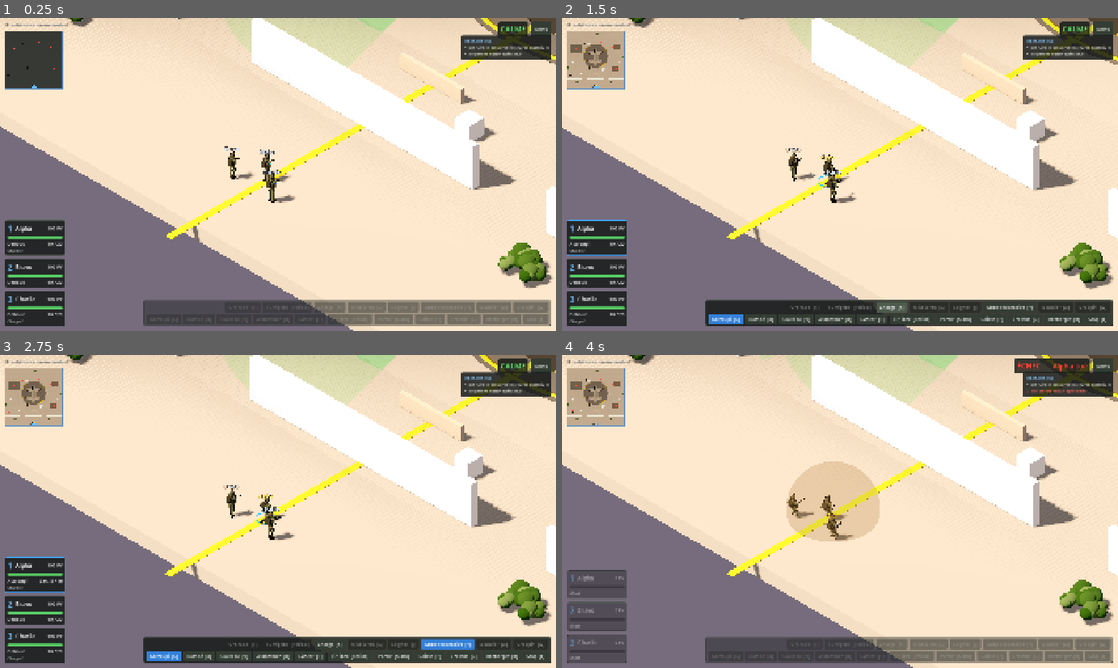
Above: before the commit, frames 1-4 (two rows, left to right).
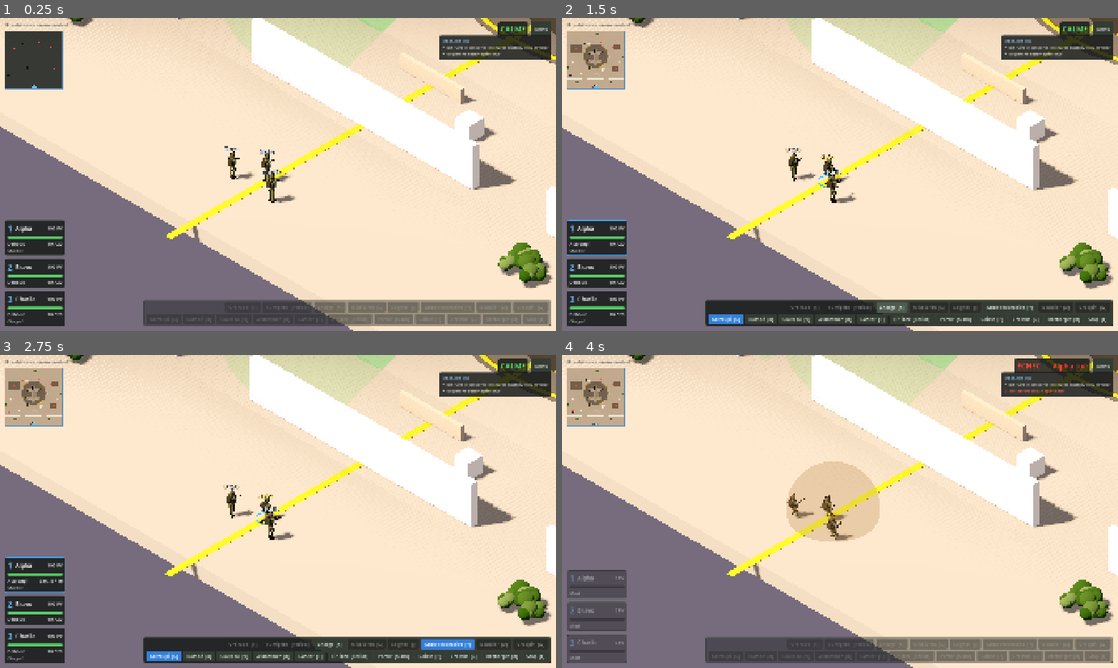
Above: after the commit, the same moments.

Repository: HackTechDev/Commando
Game: Godot game, scene res://scenes/levels/airbase/airbase.tscn
The game is run twice, just before and just after one commit, with the same random seed, the same clock (stepped at 60 frames per second) and the same inputs. This scene is started directly instead of the project's main scene.
Inputs (mouse positions are in pixels of both pictures, inside the frame that each line leads up to):
- Up to frame 1 (0.25 s): no input
- Up to frame 2 (1.5 s): tap Enter (execute_orders) at 0.5 s; drag from (595, 237) to (895, 105) at 0.52 s; click "Charge [K]" at 1.25 s
- Up to frame 3 (2.75 s): click "Arme secondaire [Y]" at 2 s
- Up to frame 4 (4 s): click "Accroupi [C]" at 2.75 s; click "Mise à feu [L]" at 3.5 s

The runs differ from the first frame. In frame 1, 0.5% of the frame differs, in the area x 79-100%, y 0-14%; in frame 2, 0.5%; in frame 3, 0.5%; in frame 4, 0.5%.

Commit message:
Convertible : rampe et pilotage
Clic milieu sur un opérateur dans la soute : menu de bord « Fermer » /
« Ouvrir » (la rampe se relève ; elle arrête alors la marche, la vue et
les balles, la navigation est recalculée) et « Piloter » (toute l'équipe
à bord : rotors lancés, décollage, mission réussie). Objectif de la base
aérienne : détruire ou voler l'appareil.

Suite de tests non lancée (session sans tests).

Co-Authored-By: Claude Opus 5.5 <noreply@anthropic.com>

Diff:
--- a/scripts/levels/level_catalog.gd
+++ b/scripts/levels/level_catalog.gd
@@ -63,10 +63,10 @@
 	{
 		"title": "Base aérienne",
 		"scene": "res://scenes/levels/airbase/airbase.tscn",
-		"description": "Un convertible quadrirotor est posé au cen …(277 unchanged characters)… ute à son tour), puis la faire sauter. On peut aussi monter dans la soute par la rampe arrière.",
+		"description": "Un convertible quadrirotor est posé au cen …(277 unchanged characters)… ute à son tour), puis la faire sauter. Ou bien voler l'appareil : toute l'équipe monte dans la soute par la rampe arrière, puis un opérateur prend les commandes (clic milieu sur lui).",
 		"camo": "desert",
 		"objectives": [
-			{"id": "aircraft_destroyed", "text": "Détruire le convertible (charge explosive)"},
+			{"id": "aircraft_destroyed", "text": "Détruire le convertible (charge explosive) ou le voler"},
 			{"id": "no_operator_lost", "text": "Ne perdre aucun opérateur"},
 		],
 	},
--- a/scripts/props/tiltrotor.gd
+++ b/scripts/props/tiltrotor.gd
@@ -10,6 +10,12 @@
 ## toit, plancher), la navigation monte la rampe. Un opérateur à bord rend
 ## la coque translucide ; les clics la traversent alors (`is_revealed_body`)
 ## pour atteindre le plancher. Un corps déposé dans la soute est caché.
+##
+## À bord, un opérateur peut relever la rampe (`set_ramp_closed` : elle arrête
+## alors la marche, la vue et les balles ; la navigation est recalculée) ou
+## prendre les commandes (`take_off`) quand tous les opérateurs vivants sont
+## dans la soute : rampe relevée, rotors lancés (bruit qui alerte), l'appareil
+## décolle avec eux, l'objectif est rempli et la mission réussie.
 ##
 ## Repère : celui du modèle (avant vers -Z, posé au sol), agrandi de `SCALE`.
 
@@ -27,6 +33,16 @@
 const FUEL_NOISE := 45.0
 ## Délai (s) entre la destruction et la fin de mission.
 const END_DELAY := 3.0
+## Durée (s) du mouvement de la rampe.
+const RAMP_TIME := 1.2
+## Décollage : mise en route des rotors (s), vitesse finale (tours/s),
+## bruit des rotors (rayon), montée (s, m) et fin de mission après.
+const SPIN_UP := 3.0
+const FLIGHT_ROTOR_SPEED := 5.0
+const ROTOR_NOISE := 40.0
+const CLIMB_TIME := 6.0
+const CLIMB_HEIGHT := 45.0
+const CLIMB_DISTANCE := 60.0
 
 @export var livery: TiltrotorModel.Livery = TiltrotorModel.Livery.OLIVE
 @export var tail_number: String = "07"
@@ -45,6 +61,11 @@
 var floor_body: StaticBody3D
 var _fire: Node3D
 var _check_left: float = 0.0
+var is_ramp_closed: bool = false
+var is_flying: bool = false
+var _ramp_shape: CollisionShape3D
+## Passagers pendant le vol : unité -> position dans le repère de l'appareil.
+var _passengers: Dictionary = {}
 
 
 func _enter_tree() -> void:
@@ -87,15 +108,22 @@
 	floor_body.collision_mask = 0
 	add_child(floor_body)
 	_add_box(floor_body, AABB(Vector3(-2.1, 0.0, TiltrotorModel.CABIN_FRONT), Vector3(4.2, TiltrotorModel.FLOOR, TiltrotorModel.CABIN_BACK - TiltrotorModel.CABIN_FRONT)))
-	var top := Vector3(0, TiltrotorModel.FLOOR, TiltrotorModel.CABIN_BACK) * SCALE
-	var foot := Vector3(0, 0.0, TiltrotorModel.RAMP_END) * SCALE
-	var ramp := CollisionShape3D.new()
+	_ramp_shape = CollisionShape3D.new()
+	_ramp_shape.name = "Ramp"
 	var slab := BoxShape3D.new()
-	slab.size = Vector3(TiltrotorModel.RAMP_HALF_WIDTH * 2.0 * SCALE, 0.1, top.distance_to(foot))
-	ramp.shape = slab
-	ramp.rotation.x = atan2(top.y - foot.y, foot.z - top.z)
-	ramp.position = (top + foot) * 0.5 + ramp.basis.y * -0.05
-	floor_body.add_child(ramp)
+	slab.size = Vector3(TiltrotorModel.RAMP_HALF_WIDTH * 2.0, 0.1, TiltrotorModel.ramp_length()) * SCALE
+	_ramp_shape.shape = slab
+	floor_body.add_child(_ramp_shape)
+	_ramp_shape.transform = _ramp_transform(false)
+
+
+## Forme de la rampe (repère local), relevée ou abaissée, autour de sa
+## charnière (au bord du plancher, rotation sur X comme dans le modèle).
+func _ramp_transform(closed: bool) -> Transform3D:
+	var angle := TiltrotorModel.RAMP_CLOSED_ANGLE if closed else TiltrotorModel.RAMP_OPEN_ANGLE
+	var length := TiltrotorModel.ramp_length() * (TiltrotorModel.RAMP_CLOSED_LENGTH if closed else 1.0)
+	var hinge := Vector3(0, TiltrotorModel.FLOOR, TiltrotorModel.CABIN_BACK) * SCALE
+	return Transform3D(Basis(Vector3.RIGHT, angle), hinge) * Transform3D(Basis.IDENTITY, Vector3(0, -0.05, length * SCALE * 0.5))
 
 
 ## Ajoute à `body` une forme pour la boîte `box` (repère du modèle, avant
@@ -146,7 +174,113 @@
 	return aircraft != null and aircraft.model.is_cut()
 
 
+## Relève (`closed`) ou abaisse la rampe. Renvoie faux si rien n'a changé
+## (déjà dans cet état, appareil détruit ou en vol, quelqu'un sur la rampe).
+func set_ramp_closed(closed: bool, animate: bool = true) -> bool:
+	if closed == is_ramp_closed or is_destroyed or is_flying:
+		return false
+	if is_ramp_blocked():
+		return false
+	_apply_ramp(closed, animate)
+	Sfx.play_at(&"clink", to_global(Vector3(0, TiltrotorModel.FLOOR, TiltrotorModel.CABIN_BACK) * SCALE), -4.0)
+	return true
+
+
+func _apply_ramp(closed: bool, animate: bool) -> void:
+	is_ramp_closed = closed
+	model.set_ramp_closed(closed, RAMP_TIME if animate else 0.0)
+	_ramp_shape.transform = _ramp_transform(closed)
+	EventBus.navigation_obstacle_moved.emit()
+	EventBus.sight_blockers_changed.emit()
+
+
+## Vrai si une unité se tient sur la rampe (ou sous elle, à son pied).
+func is_ramp_blocked() -> bool:
+	for group: StringName in [&"commandos", Enemy.ALL_GROUP, &"vips"]:
+		for node in get_tree().get_nodes_in_group(group):
+			var unit := node as Node3D
+			if unit == null:
+				continue
+			var local := to_local(unit.global_position) / SCALE
+			if absf(local.x) < TiltrotorModel.RAMP_HALF_WIDTH + 0.4 \
+					and local.z > TiltrotorModel.CABIN_BACK - 0.3 and local.z < TiltrotorModel.RAMP_END + 0.4 \
+					and local.y < TiltrotorModel.FLOOR + 0.5:
+				return true
+	return false
+
+
+## Opérateurs vivants dans la soute.
+func passengers() -> Array[Commando]:
+	var aboard: Array[Commando] = []
+	for node in get_tree().get_nodes_in_group(&"commandos"):
+		var unit := node as Commando
+		if unit and not unit.is_dead and cabin_contains(unit.global_position + Vector3.UP * 0.3):
+			aboard.append(unit)
+	return aboard
+
+
+## Raison pour laquelle on ne peut pas décoller (vide : c'est possible).
+func take_off_problem() -> String:
+	if is_destroyed:
+		return "appareil détruit"
+	if is_flying:
+		return "déjà en vol"
+	var aboard := passengers()
+	if aboard.is_empty():
+		return "personne à bord"
+	for node in get_tree().get_nodes_in_group(&"commandos"):
+		var unit := node as Commando
+		if unit and not unit.is_dead and not aboard.has(unit):
+			return "tous les opérateurs à bord"
+	if not is_ramp_closed and is_ramp_blocked():
+		return "quelqu'un sur la rampe"
+	return ""
+
+
+## `pilot` prend les commandes : rampe relevée, rotors lancés, puis
+## décollage avec les passagers ; objectif rempli, mission réussie.
+## Renvoie faux si c'est impossible (`take_off_problem`).
+func take_off(pilot: Commando) -> bool:
+	if take_off_problem() != "":
+		return false
+	if not is_ramp_closed:
+		_apply_ramp(true, true)
+	is_flying = true
+	for unit in passengers():
+		unit.stop()
+		_passengers[unit] = to_local(unit.global_position)
+	if pilot:
+		pilot.stop()
+	EventBus.noise_emitted.emit(global_position, ROTOR_NOISE, &"help")
+	var flight := create_tween()
+	flight.tween_property(model, "rotor_speed", FLIGHT_ROTOR_SPEED, SPIN_UP).set_trans(Tween.TRANS_QUAD).set_ease(Tween.EASE_IN)
+	flight.tween_callback(_lift_passengers)
+	var goal := global_position + Vector3.UP * CLIMB_HEIGHT - global_basis.z * CLIMB_DISTANCE
+	flight.tween_property(self, "global_position", goal, CLIMB_TIME).set_trans(Tween.TRANS_QUAD).set_ease(Tween.EASE_IN)
+	flight.tween_callback(_flown_away)
+	return true
+
+
+## Les passagers suivent l'appareil (leur physique est suspendue).
+func _lift_passengers() -> void:
+	for unit: Commando in _passengers:
+		if is_instance_valid(unit):
+			unit.process_mode = Node.PROCESS_MODE_DISABLED
+
+
+func _flown_away() -> void:
+	if objective_id != &"":
+		EventBus.objective_completed.emit(objective_id)
+	if ends_mission:
+		EventBus.mission_ended.emit(true, "RÉUSSITE — appareil volé")
+
+
 func _physics_process(delta: float) -> void:
+	if is_flying:
+		for unit: Commando in _passengers:
+			if is_instance_valid(unit):
+				unit.global_position = to_global(_passengers[unit])
+		return
 	_check_left -= delta
 	if _check_left > 0.0:
 		return
@@ -180,7 +314,7 @@
 
 ## Détruit l'appareil : réservoir qui saute, épave en feu, objectif rempli.
 func destroy() -> void:
-	if is_destroyed:
+	if is_destroyed or is_flying:
 		return
 	_set_wrecked()
 	Explosion.detonate(get_parent(), global_position + Vector3.UP * 1.5, FUEL_RADIUS, FUEL_DAMAGE, FUEL_NOISE)
@@ -192,12 +326,15 @@
 
 ## Sauvegarde rapide (`QuickSave`).
 func save_state() -> Dictionary:
-	return {"destroyed": is_destroyed}
+	return {"destroyed": is_destroyed, "ramp_closed": is_ramp_closed}
 
 
 func load_state(data: Dictionary) -> void:
 	if data.get("destroyed", false) and not is_destroyed:
 		_set_wrecked()
+	var closed: bool = data.get("ramp_closed", false)
+	if closed != is_ramp_closed:
+		_apply_ramp(closed, false)
 
 
 func _set_wrecked() -> void:
--- a/scripts/ui/help_overlay.gd
+++ b/scripts/ui/help_overlay.gd
@@ -15,6 +15,7 @@
 		[["Clic droit sur une caisse"], "Grimper dessus"],
 		[["Clic droit sur une porte"], "L'ouvrir, la fermer ou la crocheter"],
 		[["Clic droit sur le convertible"], "Monter à bord (soute)"],
+		[["Clic milieu sur un opérateur à bord"], "Fermer la rampe, piloter"],
 		[["Clic droit sur un toit"], "Y monter par l'échelle, enjamber les murets"],
 		[[&"posture_crouch", &"posture_prone"], "Accroupi / rampé"],
 		[[&"dive"], "Roulade vers le curseur"],
--- a/scripts/ui/player_controller.gd
+++ b/scripts/ui/player_controller.gd
@@ -75,6 +75,9 @@
 var _menu_vip: Vip
 ## Ennemi du menu de corps à corps ouvert (null : aucun).
 var _menu_enemy: Enemy
+## Appareil et opérateur du menu de bord ouvert.
+var _menu_aircraft: Tiltrotor
+var _menu_crew: Commando
 var _cursor_left: float = 0.0
 ## Pause tactique en cours (le jeu est en pause, les ordres restent possibles).
 var tactical_paused: bool = false
@@ -106,7 +109,9 @@
 	_radial.chosen.connect(_on_radial_chosen)
 	_radial.closed.connect(func() -> void:
 		_menu_vip = null
-		_menu_enemy = null)
+		_menu_enemy = null
+		_menu_aircraft = null
+		_menu_crew = null)
 	SelectionManager.selection_changed.connect(func(units: Array[Commando]) -> void:
 		if units.is_empty():
 			cancel_pending_action()
@@ -406,7 +411,7 @@
 			_middle_start = middle.position
 		elif _middle_start != Vector2.INF:
 			if _middle_start.distance_to(middle.position) < DRAG_THRESHOLD:
-				if open_vip_menu(middle.position) or open_melee_menu(middle.position):
+				if open_vip_menu(middle.position) or open_aircraft_menu(middle.position) or open_melee_menu(middle.position):
 					get_viewport().set_input_as_handled()
 			_middle_start = Vector2.INF
 		return
@@ -621,6 +626,38 @@
 	return true
 
 
+## Ouvre le menu de bord sur l'opérateur sous `screen_position`, s'il est
+## dans la soute d'un convertible : relever / abaisser la rampe, piloter.
+## Renvoie faux sinon.
+func open_aircraft_menu(screen_position: Vector2) -> bool:
+	var hit := _raycast(screen_position, MASK_COMMANDOS)
+	var unit := hit.get("collider") as Commando
+	if unit == null or unit.is_dead:
+		return false
+	var aircraft := Tiltrotor.cabin_at(get_tree(), unit.global_position + Vector3.UP * 0.3)
+	if aircraft == null or aircraft.is_destroyed or aircraft.is_flying:
+		return false
+	cancel_pending_action()
+	_menu_aircraft = aircraft
+	_menu_crew = unit
+	_radial.open(screen_position, aircraft_options(aircraft), unit.display_name)
+	Sfx.play_ui(&"select")
+	return true
+
+
+## Options du menu de bord de `aircraft`.
+static func aircraft_options(aircraft: Tiltrotor) -> Array[Dictionary]:
+	var problem := aircraft.take_off_problem()
+	var ramp_free := not aircraft.is_ramp_blocked()
+	return [
+		{"id": &"ramp", "label": "Ouvrir" if aircraft.is_ramp_closed else "Fermer",
+			"detail": "abaisser la rampe" if aircraft.is_ramp_closed else ("relever la rampe" if ramp_free else "quelqu'un sur la rampe"),
+			"enabled": aircraft.is_ramp_closed or ramp_free},
+		{"id": &"pilot", "label": "Piloter", "detail": "décoller avec l'équipe" if problem == "" else problem,
+			"enabled": problem == ""},
+	]
+
+
 ## Ouvre le menu de corps à corps sur l'ennemi sous `screen_position` :
 ## l'opérateur sélectionné le plus proche s'en charge. Renvoie faux sans
 ## ennemi visé ou sans opérateur sélectionné.
@@ -660,6 +697,19 @@
 func _on_radial_chosen(id: StringName) -> void:
 	if _menu_vip:
 		_on_vip_order(id)
+		return
+	if _menu_aircraft:
+		var aircraft := _menu_aircraft
+		var crew := _menu_crew
+		_menu_aircraft = null
+		_menu_crew = null
+		var done := false
+		if is_instance_valid(aircraft):
+			if id == &"ramp":
+				done = aircraft.set_ramp_closed(not aircraft.is_ramp_closed)
+			elif id == &"pilot":
+				done = aircraft.take_off(crew)
+		Sfx.play_ui(&"order" if done else &"denied")
 		return
 	var enemy := _menu_enemy
 	_menu_enemy = null
--- a/scripts/vehicles/tiltrotor_model.gd
+++ b/scripts/vehicles/tiltrotor_model.gd
@@ -50,6 +50,13 @@
 const CABIN_WALL_TOP := 2.9
 const RAMP_END := 8.8
 const RAMP_HALF_WIDTH := 1.3
+## Angle de la rampe autour de sa charnière (rotation sur X) : abaissée
+## jusqu'au sol, ou relevée sous la queue.
+const RAMP_OPEN_ANGLE := 0.2939
+## Relevée, elle va de la charnière au bout de la queue (le bout se replie :
+## longueur ramenée à `RAMP_CLOSED_LENGTH`).
+const RAMP_CLOSED_ANGLE := -0.5109
+const RAMP_CLOSED_LENGTH := 0.953
 ## Facettes de dessous de la queue, ouvertes sur la soute : (section,
 ## segment) des chanfreins bas et du fond.
 const TAIL_OPENING: Array[Vector2i] = [Vector2i(6, 2), Vector2i(6, 3), Vector2i(6, 4), Vector2i(7, 2), Vector2i(7, 3), Vector2i(7, 4)]
@@ -78,6 +85,9 @@
 var _tools: Dictionary = {}
 var _blur_discs: Array[MeshInstance3D] = []
 var _body: MeshInstance3D
+## Charnière de la rampe (sa rotation sur X l'abaisse ou la relève).
+var ramp_pivot: Node3D
+var _ramp_tween: Tween
 var _cut: float = 0.0
 var _cut_goal: float = 0.0
 
@@ -204,6 +214,7 @@
 	_body = _commit("Body")
 	_build_interior()
 	_commit("Interior")
+	_build_ramp()
 	for i in NACELLES.size():
 		_build_rotor(i)
 	_build_lights()
@@ -354,8 +365,7 @@
 		_box(&"panel", Vector3(side * 2.06, 1.55, 1.0), Vector3(0.03, 0.55, 2.6))
 
 
-## Soute : plancher, bancs le long des flancs, cloison du cockpit, rampe
-## abaissée (bandes jaunes sur les bords) et ses vérins.
+## Soute : plancher, bancs le long des flancs, cloison du cockpit.
 func _build_interior() -> void:
 	var length := CABIN_BACK - CABIN_FRONT
 	var middle := (CABIN_FRONT + CABIN_BACK) * 0.5
@@ -373,28 +383,42 @@
 		for k in 5:
 			var z := CABIN_FRONT + 1.6 + k * (length - 2.4) / 4.0
 			_box(&"dark", Vector3(side * (CABIN_HALF_WIDTH - 0.25), FLOOR + 0.2, z), Vector3(0.04, 0.4, 0.04))
-	# Rampe : du bord du plancher jusqu'au sol.
-	var top := Vector3(0, FLOOR, CABIN_BACK)
-	var foot := Vector3(0, 0.02, RAMP_END)
-	var along := foot - top
-	var normal := along.cross(Vector3.RIGHT).normalized()
-	if normal.y < 0.0:
-		normal = -normal
-	var corners: Array[Vector3] = []
-	for point in [top, foot]:
-		for side: float in [-1.0, 1.0]:
-			corners.append(point + Vector3(side * RAMP_HALF_WIDTH, 0, 0))
-	var thickness := normal * -0.1
-	var ramp: Array[PackedVector3Array] = [
-		PackedVector3Array([corners[0], corners[1], corners[1] + thickness, corners[0] + thickness]),
-		PackedVector3Array([corners[2], corners[3], corners[3] + thickness, corners[2] + thickness]),
-	]
-	_loft(ramp, func(_s: int, _i: int) -> StringName: return &"floor")
+
+
+## Rampe arrière, sur sa charnière au bord du plancher (`ramp_pivot`) : un
+## plateau le long de +Z, bandes jaunes sur les bords. Abaissée jusqu'au sol
+## ou relevée sous la queue (`set_ramp_closed`).
+func _build_ramp() -> void:
+	ramp_pivot = Node3D.new()
+	ramp_pivot.name = "RampPivot"
+	ramp_pivot.position = Vector3(0, FLOOR, CABIN_BACK)
+	ramp_pivot.rotation.x = RAMP_OPEN_ANGLE
+	add_child(ramp_pivot)
+	var length := ramp_length()
+	_box(&"floor", Vector3(0, -0.05, length * 0.5), Vector3(RAMP_HALF_WIDTH * 2.0, 0.1, length))
 	for side: float in [-1.0, 1.0]:
-		var edge := Vector3(side * (RAMP_HALF_WIDTH - 0.1), 0.01, 0)
-		_quad(&"yellow", top + edge + Vector3(-0.08, 0.005, 0), top + edge + Vector3(0.08, 0.005, 0), foot + edge + Vector3(0.08, 0.005, 0), foot + edge + Vector3(-0.08, 0.005, 0), top + edge - normal)
-		# Vérin entre la queue et la rampe.
-		_cylinder(&"dark", Vector3(side * 1.2, 2.7, 6.2), Vector3(side * 1.2, 0.75, 6.4), 0.06, 6)
+		_box(&"yellow", Vector3(side * (RAMP_HALF_WIDTH - 0.1), 0.005, length * 0.5), Vector3(0.16, 0.01, length))
+	_commit("Ramp", ramp_pivot)
+
+
+## Longueur de la rampe (de la charnière au sol, abaissée).
+static func ramp_length() -> float:
+	return Vector2(FLOOR, RAMP_END - CABIN_BACK).length()
+
+
+## Relève (`closed`) ou abaisse la rampe, en `duration` secondes.
+func set_ramp_closed(closed: bool, duration: float = 0.0) -> void:
+	var angle := RAMP_CLOSED_ANGLE if closed else RAMP_OPEN_ANGLE
+	var length := RAMP_CLOSED_LENGTH if closed else 1.0
+	if _ramp_tween:
+		_ramp_tween.kill()
+	if duration <= 0.0:
+		ramp_pivot.rotation.x = angle
+		ramp_pivot.scale.z = length
+		return
+	_ramp_tween = create_tween().set_parallel()
+	_ramp_tween.tween_property(ramp_pivot, "rotation:x", angle, duration).set_trans(Tween.TRANS_SINE)
+	_ramp_tween.tween_property(ramp_pivot, "scale:z", length, duration)
 
 
 func _build_wings() -> void:
Not shown, changed: CHANGELOG.md
Not shown, changed: DECISIONS.md
